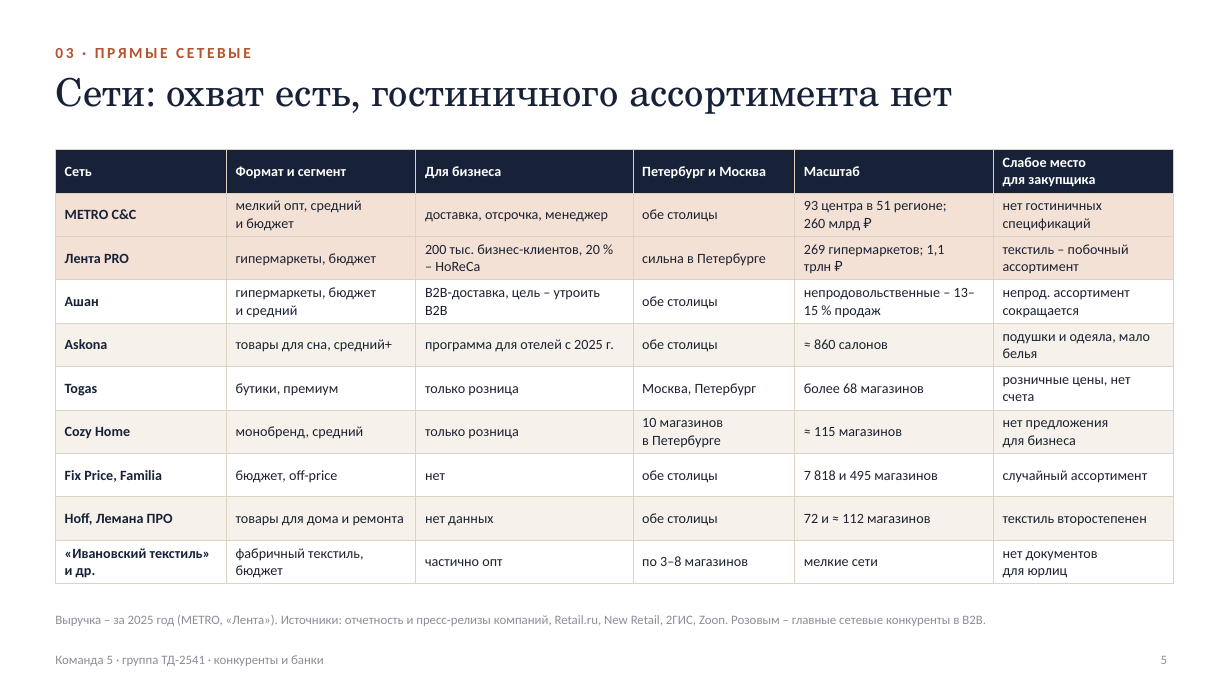
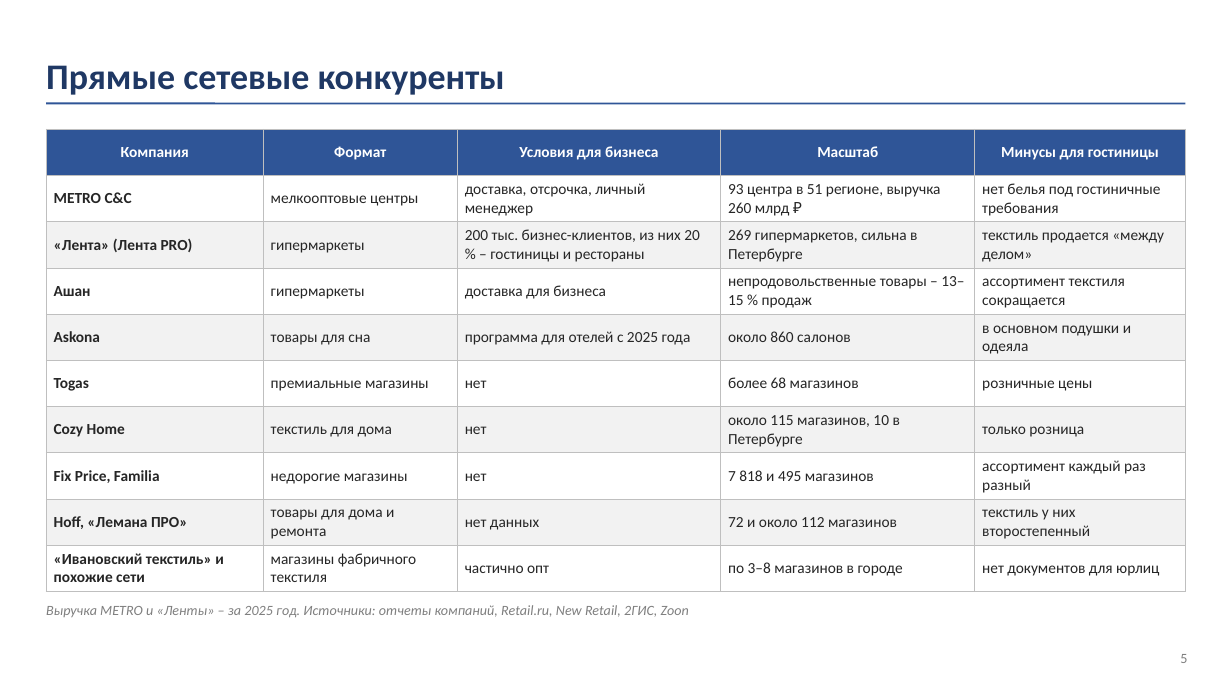
Before and after one commit to caesart966-web/first_reposirtory, a slide deck: slide 5 of komanda-5/19.10_конкуренты_и_банки/Команда_5_конкуренты_и_банки_презентация.pptx. Drawn at 1232x693 pixels with LibreOffice and Linux fonts; fonts in the diff are those of the drawing. Boxes give left, top, right and bottom in pixels: in the first picture for what was removed or moved away, otherwise in the second. Text is boxed around its words. In the diff, an @@ line names an element or a change of style, - is before the commit and + after.

```diff
--- a/komanda-5/19.10_конкуренты_и_банки/Команда_5_конкуренты_и_банки_презентация.pptx
+++ b/komanda-5/19.10_конкуренты_и_банки/Команда_5_конкуренты_и_банки_презентация.pptx
@@ text "Прямые сетевые конкуренты" at bbox=[46, 65, 505, 95]: vertical alignment middle to bottom @@
@@ text at bbox=[46, 65, 505, 95]: text changed; size 12 to 28 pt; text colour #B4532F to #1F3864 @@
-03 · ПРЯМЫЕ СЕТЕВЫЕ
+Прямые сетевые конкуренты
@@ title removed at bbox=[55, 77, 952, 114] @@
-Сети: охват есть, гостиничного ассортимента нет
@@ line added from (46, 104) to (1186, 104), #2F5597 1.5 pt @@
@@ table at bbox=[46, 129, 1186, 586] @@
-column 1: Сеть | METRO C&C | Лента PRO | Ашан | Askona | Togas | Cozy Home | Fix Price, Familia | Hoff, Лемана ПРО | «Ивановский текстиль» и др.
-column 2: Формат и сегмент | мелкий опт, средний и бюджет | гипермаркеты, бюджет | гипермаркеты, бюджет и средний | товары для сна, средний+ | бутики, премиум | монобренд, средний | бюджет, off-price | товары для дома и ремонта | фабричный текстиль, бюджет
-column 3: Для бизнеса | доставка, отсрочка, менеджер | 200 тыс. бизнес-клиентов, 20 % – HoReCa | B2B-доставка, цель – утроить B2B | программа для отелей с 2025 г. | только розница | только розница | нет | нет данных | частично опт
-column 4: Петербург и Москва | обе столицы | сильна в Петербурге | обе столицы | обе столицы | Москва, Петербург | 10 магазинов в Петербурге | обе столицы | обе столицы | по 3–8 магазинов
-column 5: Масштаб | 93 центра в 51 регионе; 260 млрд ₽ | 269 гипермаркетов; 1,1 трлн ₽ | непродовольственные – 13–15 % продаж | ≈ 860 салонов | более 68 магазинов | ≈ 115 магазинов | 7 818 и 495 магазинов | 72 и ≈ 112 магазинов | мелкие сети
-column 6: Слабое место для закупщика | нет гостиничных спецификаций | текстиль – побочный ассортимент | непрод. ассортимент сокращается | подушки и одеяла, мало белья | розничные цены, нет счета | нет предложения для бизнеса | случайный ассортимент | текстиль второстепенен | нет документов для юрлиц
+column 1: Компания | METRO C&C | «Лента» (Лента PRO) | Ашан | Askona | Togas | Cozy Home | Fix Price, Familia | Hoff, «Лемана ПРО» | «Ивановский текстиль» и похожие сети
+column 2: Формат | мелкооптовые центры | гипермаркеты | гипермаркеты | товары для сна | премиальные магазины | текстиль для дома | недорогие магазины | товары для дома и ремонта | магазины фабричного текстиля
+column 3: Условия для бизнеса | доставка, отсрочка, личный менеджер | 200 тыс. бизнес-клиентов, из них 20 % – гостиницы и рестораны | доставка для бизнеса | программа для отелей с 2025 года | нет | нет | нет | нет данных | частично опт
+column 4: Масштаб | 93 центра в 51 регионе, выручка 260 млрд ₽ | 269 гипермаркетов, сильна в Петербурге | непродовольственные товары – 13–15 % продаж | около 860 салонов | более 68 магазинов | около 115 магазинов, 10 в Петербурге | 7 818 и 495 магазинов | 72 и около 112 магазинов | по 3–8 магазинов в городе
+column 5: Минусы для гостиницы | нет белья под гостиничные требования | текстиль продается «между делом» | ассортимент текстиля сокращается | в основном подушки и одеяла | розничные цены | только розница | ассортимент каждый раз разный | текстиль у них второстепенный | нет документов для юрлиц
@@ table: place and size @@
-table at bbox=[55, 150, 1174, 582]
+table at bbox=[46, 129, 1186, 586]
@@ text at bbox=[46, 605, 689, 617]: text changed; size 10 to 11 pt; text colour #8A8F99 to #7F7F7F; italic on @@
-Выручка – за 2025 год (METRO, «Лента»). Источники: отчетность и пресс-релизы компаний, Retail.ru, New Retail, 2ГИС, Zoon. Розовым – главные сетевые конкуренты в B2B.
+Выручка METRO и «Ленты» – за 2025 год. Источники: отчеты компаний, Retail.ru, New Retail, 2ГИС, Zoon
@@ text removed at bbox=[55, 655, 324, 666] @@
-Команда 5 · группа ТД-2541 · конкуренты и банки
@@ page number: place and size @@
-page number at bbox=[1161, 656, 1167, 664]
+page number at bbox=[1180, 654, 1187, 663]
@@ page number at bbox=[1180, 654, 1187, 663]: size 10 to 11 pt, text colour #8A8F99 to #7F7F7F @@
```
Also in this commit, not shown: 3 other slides changed, 12 slides added, 10 slides removed, 2 other files.
